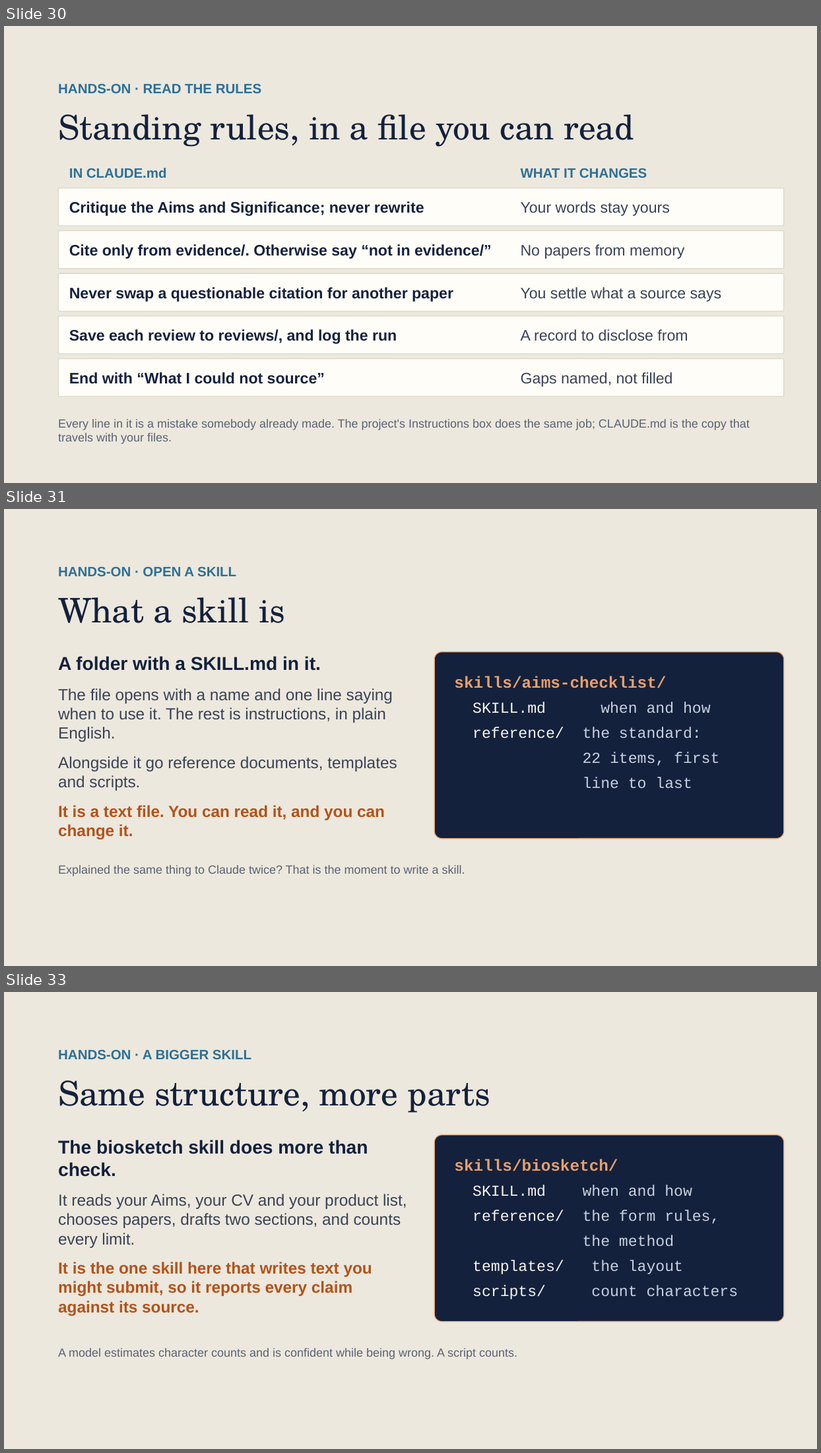
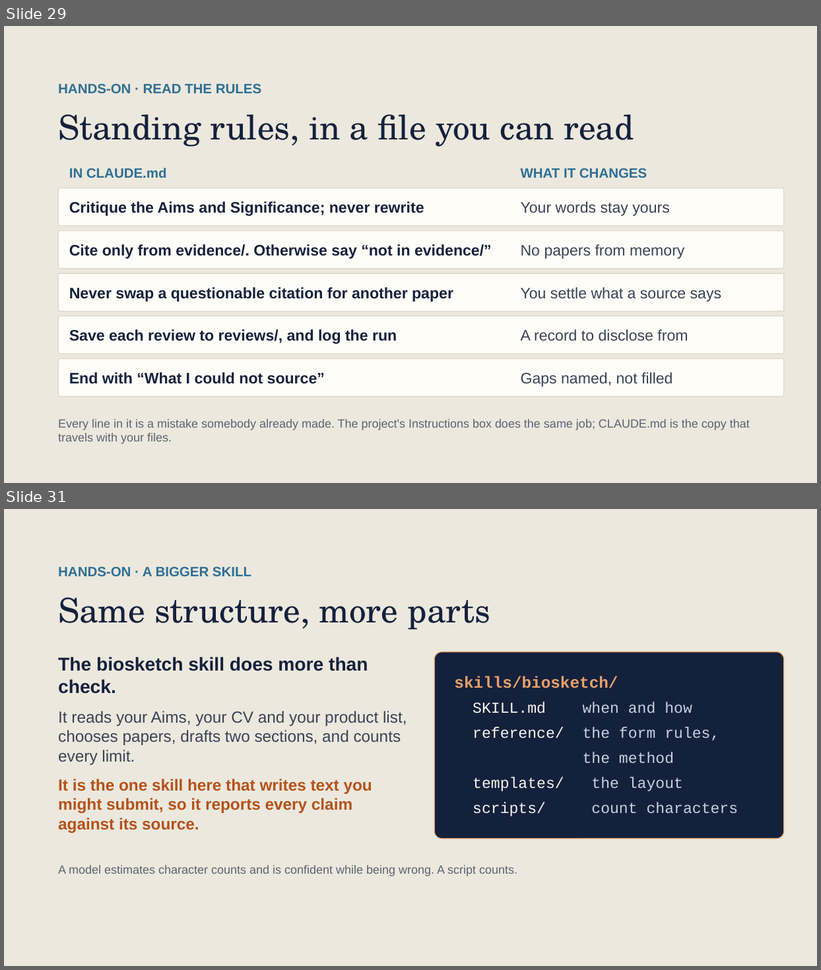
Before and after one commit to scripps-ai-enablement/ai-for-grant-writing, a slide deck: version 1/Using AI for Grant Writing v1.pptx. Shown one above the other, each under a label of ours: slides 30, 31 and 33 before the commit, slides 29 and 31 after it; the slides between them are not shown. The pictures are 821x1453 and 821x970 pixels, drawn with LibreOffice and Linux fonts; fonts in the diff are those of the drawing. Boxes give left, top, right and bottom in pixels: in the first picture for what was removed or moved away, otherwise in the second. Text is boxed around its words. In the diff, an @@ line names an element or a change of style, - is before the commit and + after.

```diff
--- a/version 1/Using AI for Grant Writing v1.pptx
+++ b/version 1/Using AI for Grant Writing v1.pptx
@@ slide 31 removed at <box>4,509,817,966</box>, background #ECE8DD @@
@@ text removed at <box>58,566,236,576</box> @@
-HANDS-ON · OPEN A SKILL
@@ text removed at <box>58,597,285,623</box> @@
-What a skill is
@@ text removed at <box>58,656,397,840</box> @@
-A folder with a SKILL.md in it.
-The file opens with a name and one line saying when to use it. The rest is instructions, in plain English.
-Alongside it go reference documents, templates and scripts.
-It is a text file. You can read it, and you can change it.
@@ rounded rectangle removed at <box>435,652,784,839</box> @@
@@ text removed at <box>454,676,719,788</box> @@
-skills/aims-checklist/
-SKILL.md when and how
-reference/ the standard:
-22 items, first
-line to last
@@ text removed at <box>58,865,465,877</box> @@
-Explained the same thing to Claude twice? That is the moment to write a skill.
@@ what was slide 30 is now slide 29 @@
@@ what was slide 33 is now slide 31 @@
```
Also in this commit, not shown: 5 slides changed, 1 other slide removed, 5 other files.
